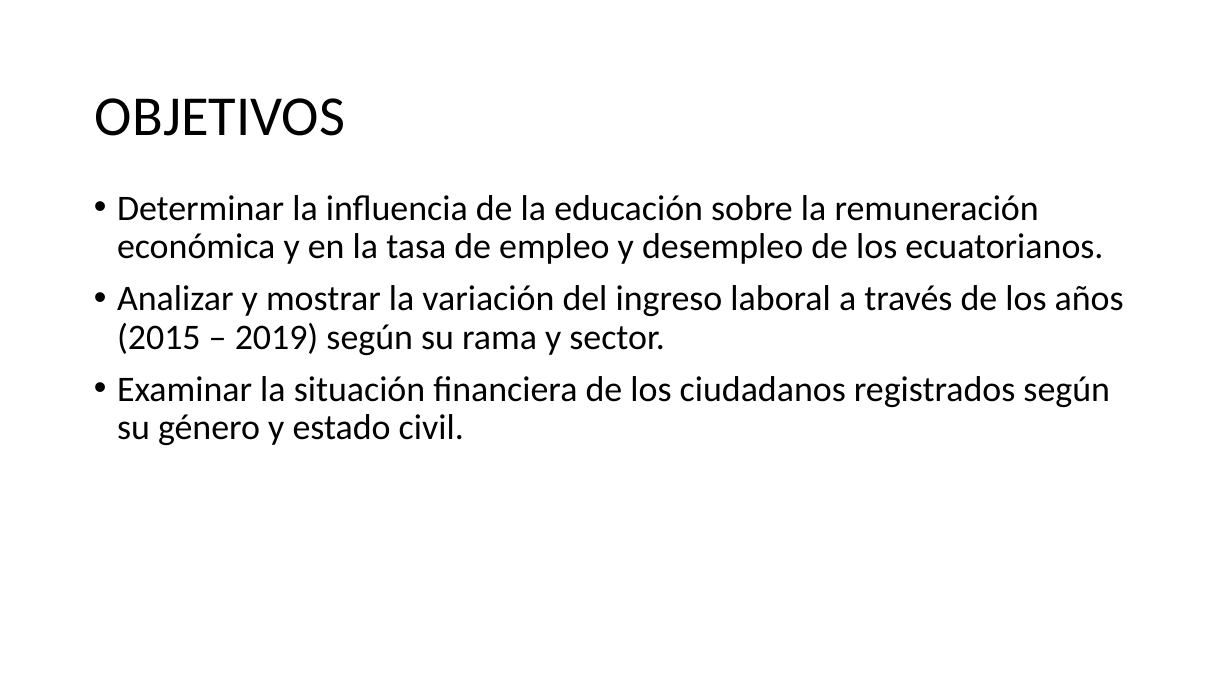
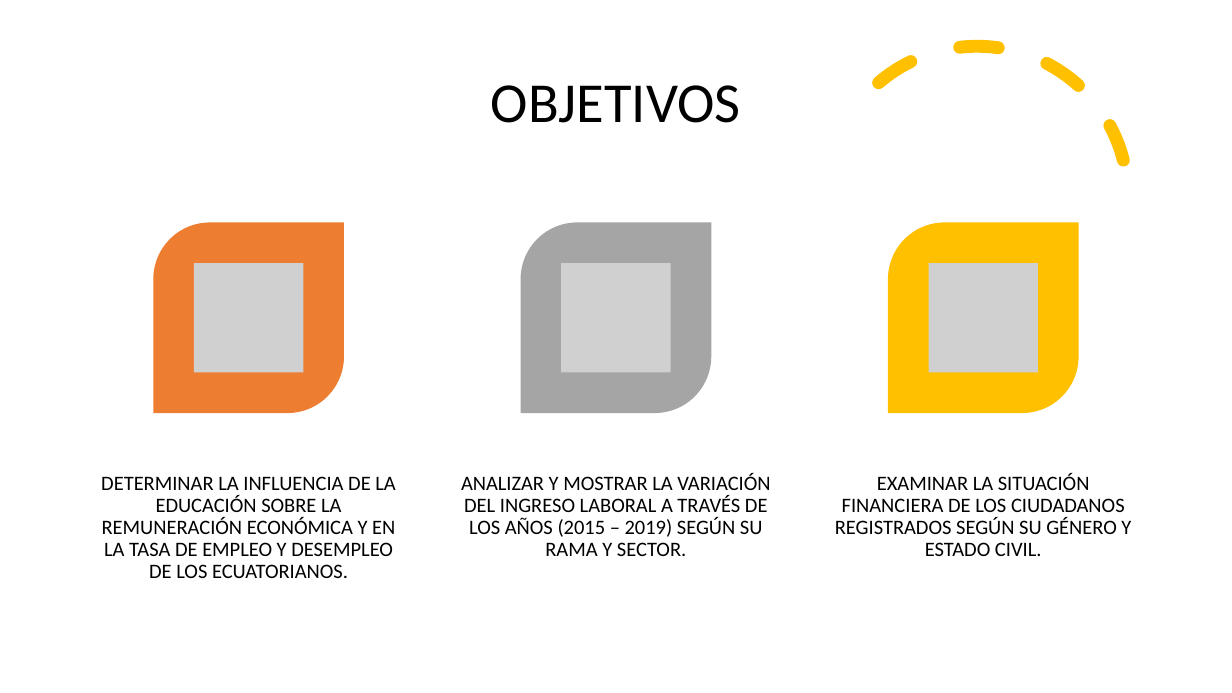
Before and after one commit to vysery98/proyectoIntegrador_IV, a slide deck: slide 3 of Presentación.pptx. Drawn at 1232x693 pixels with LibreOffice and Linux fonts; fonts in the diff are those of the drawing; grey boxes stand for pictures. Boxes give left, top, right and bottom in pixels: in the first picture for what was removed or moved away, otherwise in the second. Text is boxed around its words. In the diff, an @@ line names an element or a change of style, - is before the commit and + after.

Commit message:
final

```diff
--- a/Presentación.pptx
+++ b/Presentación.pptx
@@ arc (boxed as its full ellipse) added at [794, 14, 1161, 381], outline #FFC000 10 pt dashed @@
@@ title "OBJETIVOS": place and size @@
-title "OBJETIVOS" at [95, 98, 345, 136]
+title "OBJETIVOS" at [491, 85, 741, 123]
@@ title "OBJETIVOS" at [491, 85, 741, 123]: alignment left to centre @@
@@ text removed at [117, 195, 1124, 445] @@
-• Determinar la influencia de la educación sobre la remuneración económica y en la tasa de empleo y desempleo de los ecuatorianos.
-• Analizar y mostrar la variación del ingreso laboral a través de los años (2015 – 2019) según su rama y sector.
-• Examinar la situación financiera de los ciudadanos registrados según su género y estado civil.
@@ group added at [101, 223, 1131, 578]: 3 round diag rects, 3 pictures, 3 texts @@
+DETERMINAR LA INFLUENCIA DE LA EDUCACIÓN SOBRE LA REMUNERACIÓN ECONÓMICA Y EN LA TASA DE EMPLEO Y DESEMPLEO DE LOS ECUATORIANOS.
+ANALIZAR Y MOSTRAR LA VARIACIÓN DEL INGRESO LABORAL A TRAVÉS DE LOS AÑOS (2015 – 2019) SEGÚN SU RAMA Y SECTOR.
+EXAMINAR LA SITUACIÓN FINANCIERA DE LOS CIUDADANOS REGISTRADOS SEGÚN SU GÉNERO Y ESTADO CIVIL.
```
Also in this commit, not shown: 5 other slides changed, 1 slide added, 1 slide removed.
